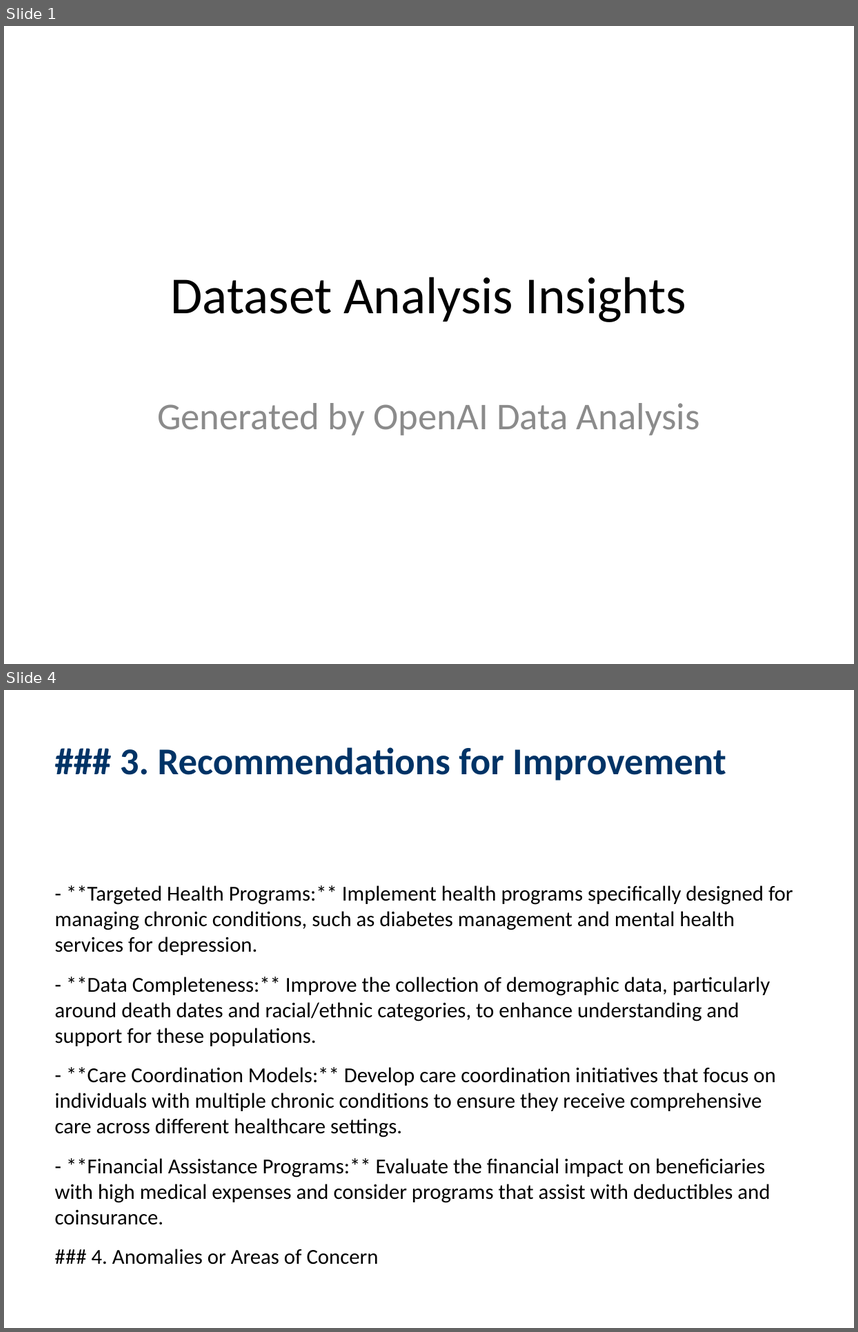
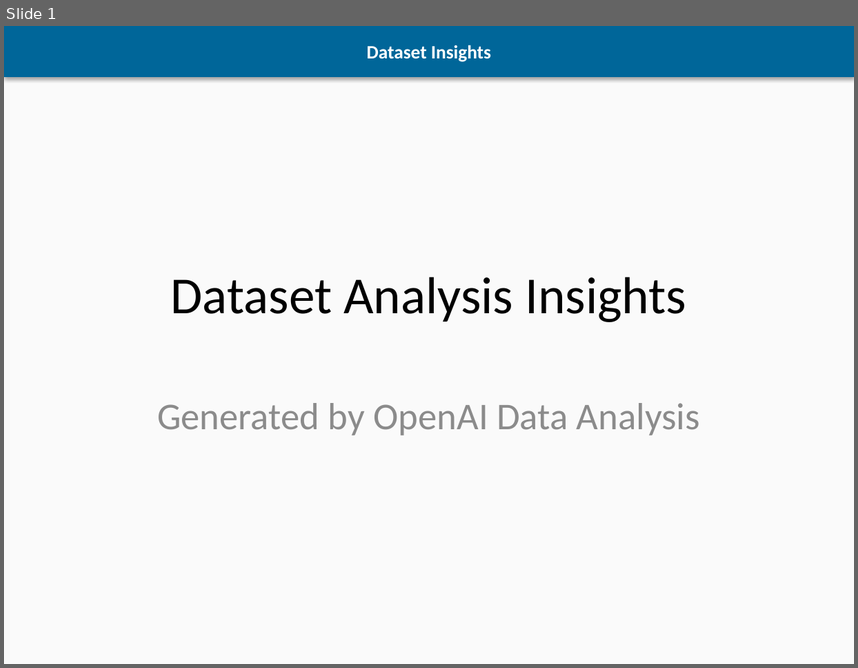
Before and after one commit to jyoung10078/elijah, a slide deck: testing/dataset_insights.pptx. Shown one above the other, each under a label of ours: slides 1 and 4 before the commit, slide 1 after it; the slides between them are not shown. The pictures are 858x1332 and 858x668 pixels, drawn with LibreOffice and Linux fonts; fonts in the diff are those of the drawing. Boxes give left, top, right and bottom in pixels: in the first picture for what was removed or moved away, otherwise in the second. Text is boxed around its words. In the diff, an @@ line names an element or a change of style, - is before the commit and + after.

```diff
--- a/testing/dataset_insights.pptx
+++ b/testing/dataset_insights.pptx
@@ slide 4 removed at [4, 690, 854, 1328], background #FFFFFF @@
@@ text removed at [120, 747, 726, 780] @@
-### 3. Recommendations for Improvement
@@ text removed at [55, 885, 793, 1264] @@
-- **Targeted Health Programs:** Implement health programs specifically designed for managing chronic conditions, such as diabetes management and mental health services for depression.
-- **Data Completeness:** Improve the collection of demographic data, particularly around death dates and racial/ethnic categories, to enhance understanding and support for these populations.
-- **Care Coordination Models:** Develop care coordination initiatives that focus on individuals with multiple chronic conditions to ensure they receive comprehensive care across different healthcare settings.
-- **Financial Assistance Programs:** Evaluate the financial impact on beneficiaries with high medical expenses and consider programs that assist with deductibles and coinsurance.
-### 4. Anomalies or Areas of Concern
@@ slide 1 changed as well @@
@@ background #FFFFFF to #FAFAFA @@
@@ rectangle added at [4, 26, 854, 77], fill #006699, 16 pt, text #FFFFFF, bold @@
+Dataset Insights
```
Also in this commit, not shown: 4 slides added, 4 other slides removed, 2 other files.
